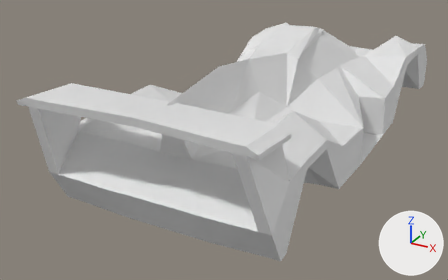
One commit to the Blender file models/race_car_body_6.blend: the scene before it, then after it.
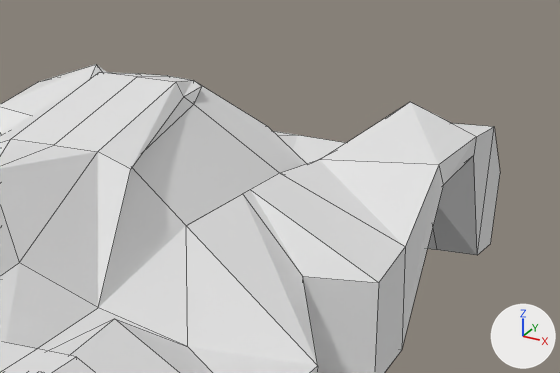
There are two pictures of each version: one whole from a camera (50 mm lens) standing at (2.5, -5.75, 2.69) and looking at (-0.46, -0.38, 0.0), one close up on the part from 56% to 100% of the width and 0% to 46% of the height. The lights are fixed; the arrows at lower right show +X, +Y and +Z. The first two pictures are the older version. The close-ups show mesh edges as thin lines.

The scene before the commit, as lines of its bpy script (objects in view):
```python
me_cube_001 = bpy.data.meshes.new('Cube.001')
me_cube_001.from_pydata(...)  # 75 vertices, 50 faces; spans x -2.3..0.0, y -1.3..9.7, z 0.1..23.5
me_cube_001.materials.append(mat_material)  # its picture is missing
me_cube_004 = bpy.data.meshes.new('Cube.004')
me_cube_004.from_pydata(...)  # 115 vertices, 78 faces; spans x -2.3..0.0, y -2.4..9.7, z 0.1..24.3
me_cube_004.materials.append(mat_material)  # its picture is missing
ob_cube_001 = bpy.data.objects.new('Cube.001', me_cube_001)
ob_cube_001.location = (0.0, -1.513, 0.0)
ob_cube_001.scale = (0.449, 0.458, 0.0467)
_m = ob_cube_001.modifiers.new('Mirror', 'MIRROR')
_m.use_clip = True
ob_cube_002 = bpy.data.objects.new('Cube.002', me_cube_004)
ob_cube_002.location = (0.0, -1.513, 0.0)
ob_cube_002.scale = (0.449, 0.458, 0.0467)
_m = ob_cube_002.modifiers.new('Mirror', 'MIRROR')
_m.use_clip = True
```
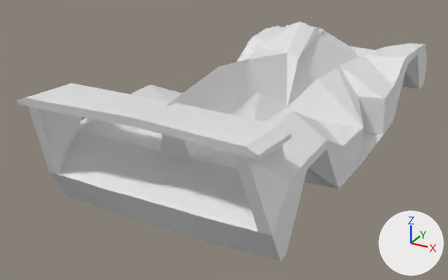
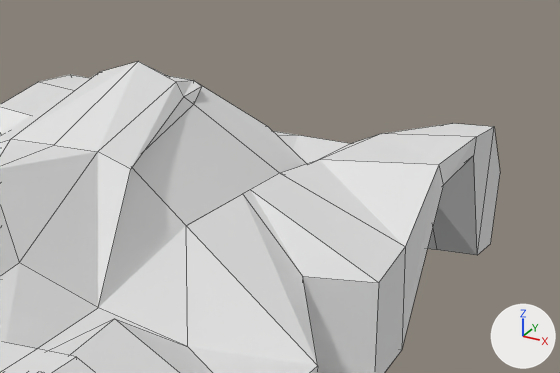
Changed parts and their boxes [x1, y1, x2, y2] in the close-ups (560 x 373 px; the box of a moved part takes in the faces that stretch with it):
'Cube.001', reshaped
    before: [0, 64, 500, 373]
    after: [0, 61, 500, 373]
part 1 of me_cube_001, moved or reshaped
    before: [0, 64, 493, 165]
    after: [0, 75, 493, 165]
part 2 of me_cube_001, moved or reshaped
    before: [12, 72, 190, 152]
    after: [12, 61, 190, 152]

What the commit changed:
me_cube_001 is used by ob_cube_001; location (0.0, -1.513, 0.0); scale (0.449, 0.458, 0.0467).
me_cube_001 had 75 vertices, 50 faces and spanned x -2.3..0.0, y -1.3..9.7, z 0.1..23.5.
me_cube_001 now has 75 vertices, 50 faces and spans x -2.3..0.0, y -1.3..9.7, z 0.1..24.7.
Part 1, on me_cube_001:
Vertex 19 of me_cube_001 moves from (-1.6, 7.3, 17.1) at pixel (96, 64) to (-1.4, 7.2, 14.1).
Part 2, on me_cube_001:
Vertex 28 of me_cube_001 moves from (0.0, 4.5, 23.5) at pixel (137, 76) to (0.0, 4.5, 24.7) at pixel (138, 61).
